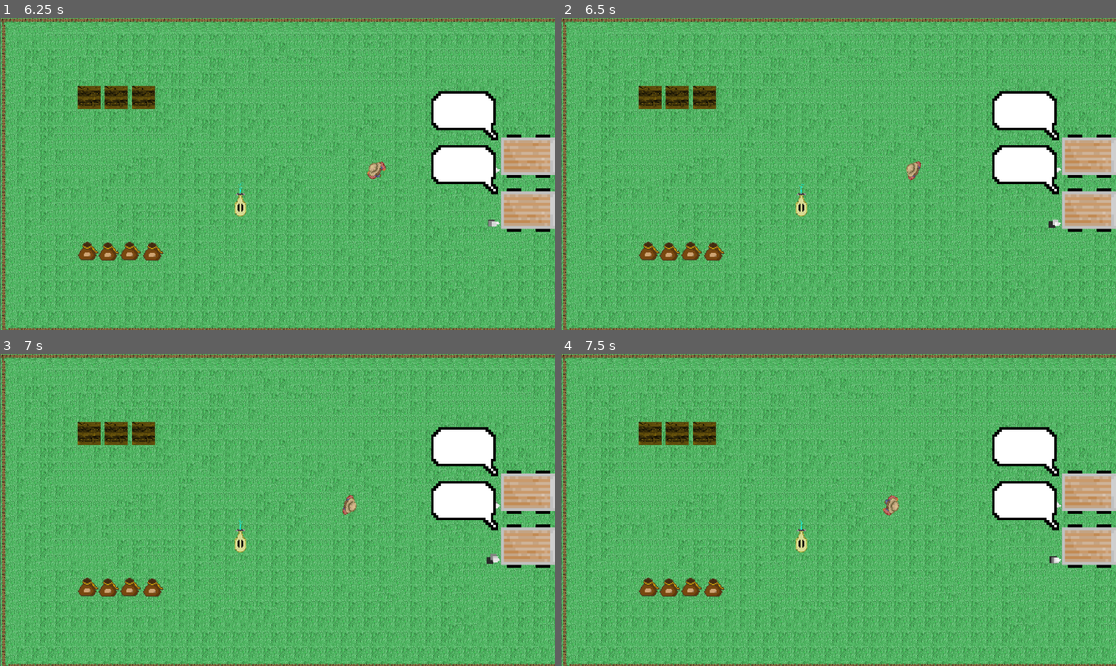
Above: before the commit, frames 1-4 (two rows, left to right).
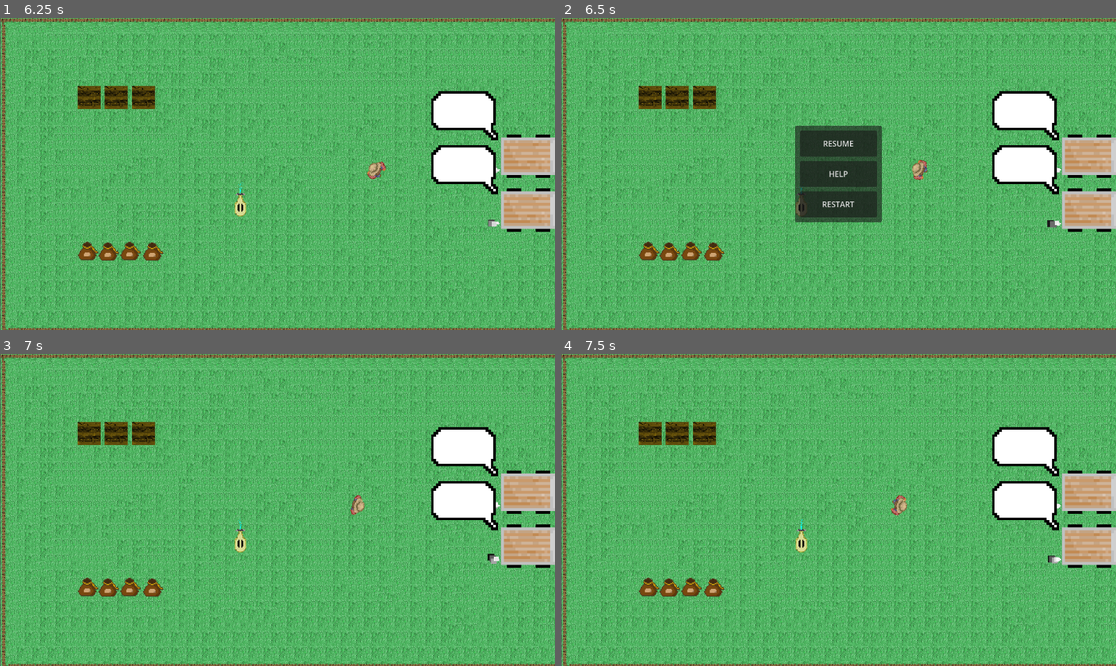
Above: after the commit, the same moments.

Repository: Bratah123/NewYearNewSkillsJam
Game: Godot game, scene res://game/main_menu.tscn
The game is run twice, just before and just after one commit, with the same random seed, the same clock (stepped at 60 frames per second) and the same inputs.
Inputs (mouse positions are in pixels of both pictures, inside the frame that each line leads up to):
- Up to frame 1 (6.25 s): click (288, 214) at 0.5 s; click (283, 245) at 1.25 s; click (288, 180) at 2 s; tap Enter at 2.75 s; move the mouse to (399, 158) at 2.77 s; hold D (right) 2.78-3.53 s; click (399, 158) at 2.85 s; move the mouse to (166, 189) at 3.52 s; hold S (down) 3.53-4.28 s; click (166, 189) at 3.6 s; move the mouse to (333, 105) at 4.27 s; hold D (right) 4.28-5.03 s; click (333, 105) at 4.35 s; move the mouse to (249, 236) at 5.02 s; hold W (up) 5.03-5.78 s; click (249, 236) at 5.1 s; move the mouse to (444, 220) at 5.77 s; hold A (left) from 5.78 s (still down); click (444, 220) at 5.85 s
- Up to frame 2 (6.5 s): keep holding A (left); tap Escape (pause, bound only after the commit) at 6.4 s
- Up to frame 3 (7 s): release A (left) at 6.5 s; click (277, 478) at 6.5 s, where only the run after the commit has a clickable "RESUME"
- Up to frame 4 (7.5 s): move the mouse to (672, 463) at 7.27 s; hold A (left) from 7.28 s (still down); click (672, 463) at 7.35 s

Frame 1 is identical in both runs. In frame 2, 5.0% of the frame differs, in the area x 42-91%, y 34-68%; in frame 3, 0.3%; in frame 4, 0.3%.

Commit message:
FEAT: Add escape menu that pauses game

Diff:
--- /dev/null
+++ b/game/CanvasLayer.gd
@@ -0,0 +1,24 @@
+extends CanvasLayer
+
+@onready var game = $"../"
+@onready var help_menu = $HelpMenu
+@onready var pause_menu = $PauseMenu
+
+
+func _on_resume_pressed():
+	game.pause_game()
+
+
+func _on_help_pressed():
+	pause_menu.visible = false
+	help_menu.visible = true
+
+
+func _on_restart_pressed():
+	get_tree().reload_current_scene()
+	game.pause_game()
+
+
+func _on_back_button_pressed():
+	pause_menu.visible = true
+	help_menu.visible = false
--- /dev/null
+++ b/game/game.gd
@@ -0,0 +1,19 @@
+extends Node2D
+
+@onready var pause_menu = $PauseMenu
+@onready var help_menu = $HelpMenu
+var paused = false
+
+func _process(delta):
+	if Input.is_action_just_pressed("pause"):
+		pause_game()
+
+func pause_game():
+	if paused:
+		pause_menu.hide()
+		Engine.time_scale = 1
+	else:
+		pause_menu.show()
+		Engine.time_scale = 0
+
+	paused = !paused
--- a/game/game.tscn
+++ b/game/game.tscn
@@ -1,7 +1,8 @@
-[gd_scene load_steps=27 format=3 uid="uid://mpibfbaekv2f"]
+[gd_scene load_steps=29 format=3 uid="uid://mpibfbaekv2f"]
 
 [ext_resource type="Texture2D" uid="uid://bca0blonpdt7h" path="res://assets/soil_tile-1.png" id="1_7cpqq"]
 [ext_resource type="PackedScene" uid="uid://bonbjxcg5jnt1" path="res://game/truck.tscn" id="1_a5mrr"]
+[ext_resource type="Script" path="res://game/game.gd" id="1_kqtbf"]
 [ext_resource type="Texture2D" uid="uid://do21qj5jjt1m3" path="res://assets/tilled_soil_tile.png" id="2_2eyib"]
 [ext_resource type="PackedScene" uid="uid://c1xtp8yecmex5" path="res://game/grabbables/carrot_seed.tscn" id="2_4xu0l"]
 [ext_resource type="PackedScene" uid="uid://bmv15mn7wtyit" path="res://game/player.tscn" id="2_ra5ri"]
@@ -15,6 +16,7 @@
 [ext_resource type="Texture2D" uid="uid://dt6neqs1kqvx1" path="res://assets/fence_top_left_tile.png" id="9_5f0ro"]
 [ext_resource type="Texture2D" uid="uid://c4g63sggw0yq2" path="res://assets/fence_bottom_left_tile.png" id="10_0bfxu"]
 [ext_resource type="PackedScene" uid="uid://c7ce5mt8hsp5a" path="res://game/planting_area.tscn" id="15_xdej2"]
+[ext_resource type="PackedScene" uid="uid://d0sdrwmc7iyj6" path="res://game/pause_menu.tscn" id="16_wc5i5"]
 
 [sub_resource type="TileSetAtlasSource" id="TileSetAtlasSource_kcvnk"]
 texture = ExtResource("1_7cpqq")
@@ -192,6 +194,7 @@
 
 [node name="Game" type="Node2D"]
 process_mode = 1
+script = ExtResource("1_kqtbf")
 
 [node name="TileMap" type="TileMap" parent="."]
 position = Vector2(1, -2)
@@ -231,3 +234,6 @@
 
 [node name="CarrotSeed4" parent="." instance=ExtResource("2_4xu0l")]
 position = Vector2(182, 486)
+
+[node name="PauseMenu" parent="." instance=ExtResource("16_wc5i5")]
+visible = false
--- /dev/null
+++ b/game/pause_menu.gd
@@ -0,0 +1,27 @@
+extends Control
+
+@onready var game = $"../../"
+@onready var help_menu = $CanvasLayer/HelpMenu
+@onready var pause_menu = $CanvasLayer/PauseMenu
+
+func _ready():
+	help_menu.hide()
+
+
+func _on_resume_pressed():
+	game.pause_game()
+
+
+func _on_help_pressed():
+	pause_menu.visible = false
+	help_menu.visible = true
+
+
+func _on_restart_pressed():
+	get_tree().reload_current_scene()
+	game.pause_game()
+
+
+func _on_back_button_pressed():
+	pause_menu.visible = true
+	help_menu.visible = false
--- /dev/null
+++ b/game/pause_menu.tscn
@@ -0,0 +1,107 @@
+[gd_scene load_steps=4 format=3 uid="uid://d0sdrwmc7iyj6"]
+
+[ext_resource type="Script" path="res://game/CanvasLayer.gd" id="1_4yq66"]
+[ext_resource type="FontFile" uid="uid://bojn4qknbfvir" path="res://assets/fonts/Minecraft.ttf" id="3_0lgae"]
+[ext_resource type="Texture2D" uid="uid://b24s786tkefm" path="res://assets/back_button.png" id="4_fsn1e"]
+
+[node name="CanvasLayer" type="CanvasLayer"]
+script = ExtResource("1_4yq66")
+
+[node name="PauseMenu" type="Control" parent="."]
+layout_mode = 3
+anchors_preset = 15
+anchor_right = 1.0
+anchor_bottom = 1.0
+grow_horizontal = 2
+grow_vertical = 2
+
+[node name="CenterContainer" type="CenterContainer" parent="PauseMenu"]
+layout_mode = 1
+anchors_preset = 15
+anchor_right = 1.0
+anchor_bottom = 1.0
+grow_horizontal = 2
+grow_vertical = 2
+
+[node name="PanelContainer" type="PanelContainer" parent="PauseMenu/CenterContainer"]
+custom_minimum_size = Vector2(180, 200)
+layout_mode = 2
+
+[node name="MarginContainer" type="MarginContainer" parent="PauseMenu/CenterContainer/PanelContainer"]
+layout_mode = 2
+theme_override_constants/margin_left = 10
+theme_override_constants/margin_top = 10
+theme_override_constants/margin_right = 10
+theme_override_constants/margin_bottom = 10
+
+[node name="VBoxContainer" type="VBoxContainer" parent="PauseMenu/CenterContainer/PanelContainer/MarginContainer"]
+layout_mode = 2
+theme_override_constants/separation = 9
+
+[node name="Resume" type="Button" parent="PauseMenu/CenterContainer/PanelContainer/MarginContainer/VBoxContainer"]
+layout_mode = 2
+size_flags_vertical = 3
+text = "RESUME"
+
+[node name="Help" type="Button" parent="PauseMenu/CenterContainer/PanelContainer/MarginContainer/VBoxContainer"]
+layout_mode = 2
+size_flags_vertical = 3
+text = "HELP"
+
+[node name="Restart" type="Button" parent="PauseMenu/CenterContainer/PanelContainer/MarginContainer/VBoxContainer"]
+layout_mode = 2
+size_flags_vertical = 3
+text = "RESTART"
+
+[node name="HelpMenu" type="Control" parent="."]
+visible = false
+layout_mode = 3
+anchors_preset = 15
+anchor_right = 1.0
+anchor_bottom = 1.0
+grow_horizontal = 2
+grow_vertical = 2
+
+[node name="PanelContainer" type="PanelContainer" parent="HelpMenu"]
+custom_minimum_size = Vector2(180, 200)
+layout_mode = 2
+offset_left = 326.0
+offset_top = 174.0
+offset_right = 826.0
+offset_bottom = 474.0
+
+[node name="Label" type="Label" parent="HelpMenu"]
+layout_mode = 2
+offset_left = 327.0
+offset_top = 214.0
+offset_right = 827.0
+offset_bottom = 386.0
+grow_horizontal = 2
+grow_vertical = 2
+theme_override_fonts/font = ExtResource("3_0lgae")
+theme_override_font_sizes/font_size = 32
+text = "W: UP
+A: DOWN
+S: LEFT
+D: RIGHT
+LEFT CLICK: INTERACT"
+horizontal_alignment = 1
+vertical_alignment = 1
+
+[node name="BackButton" type="TextureButton" parent="HelpMenu"]
+texture_filter = 1
+layout_mode = 2
+offset_left = 532.0
+offset_top = 367.0
+offset_right = 564.0
+offset_bottom = 399.0
+grow_horizontal = 2
+grow_vertical = 2
+scale = Vector2(3, 3)
+texture_normal = ExtResource("4_fsn1e")
+stretch_mode = 3
+
+[connection signal="pressed" from="PauseMenu/CenterContainer/PanelContainer/MarginContainer/VBoxContainer/Resume" to="." method="_on_resume_pressed"]
+[connection signal="pressed" from="PauseMenu/CenterContainer/PanelContainer/MarginContainer/VBoxContainer/Help" to="." method="_on_help_pressed"]
+[connection signal="pressed" from="PauseMenu/CenterContainer/PanelContainer/MarginContainer/VBoxContainer/Restart" to="." method="_on_restart_pressed"]
+[connection signal="pressed" from="HelpMenu/BackButton" to="." method="_on_back_button_pressed"]
--- a/game/player.gd
+++ b/game/player.gd
@@ -2,7 +2,9 @@
 
 @export var move_speed : float = 200
 @onready var animations = $AnimationPlayer
+
 var is_holding = false
+var paused = false
 const Grabbable = preload("res://game/grabbables/grabbable.gd")
 var grabbable_in_area
 var root_scene
--- a/project.godot
+++ b/project.godot
@@ -50,9 +50,9 @@
 "events": [Object(InputEventMouseButton,"resource_local_to_scene":false,"resource_name":"","device":-1,"window_id":0,"a …(253 unchanged characters)…
 ]
 }
-e={
+pause={
 "deadzone": 0.5,
-"events": [Object(InputEventKey,"resource_local_to_scene":false,"resource_name":"","device":0,"window_id":0,"alt_pressed":false,"shift_pressed":false,"ctrl_pressed":false,"meta_pressed":false,"pressed":false,"keycode":0,"physical_keycode":69,"key_label":0,"unicode":0,"echo":false,"script":null)
+"events": [Object(InputEventKey,"resource_local_to_scene":false,"resource_name":"","device":0,"window_id":0,"alt_pressed":false,"shift_pressed":false,"ctrl_pressed":false,"meta_pressed":false,"pressed":false,"keycode":0,"physical_keycode":4194305,"key_label":0,"unicode":0,"echo":false,"script":null)
 ]
 }
 
Not shown: 1 places in game/grabbables/carrot_seed.tscn that only renumber resources
Not shown: 2 places in game/main_menu.tscn that only renumber resources
